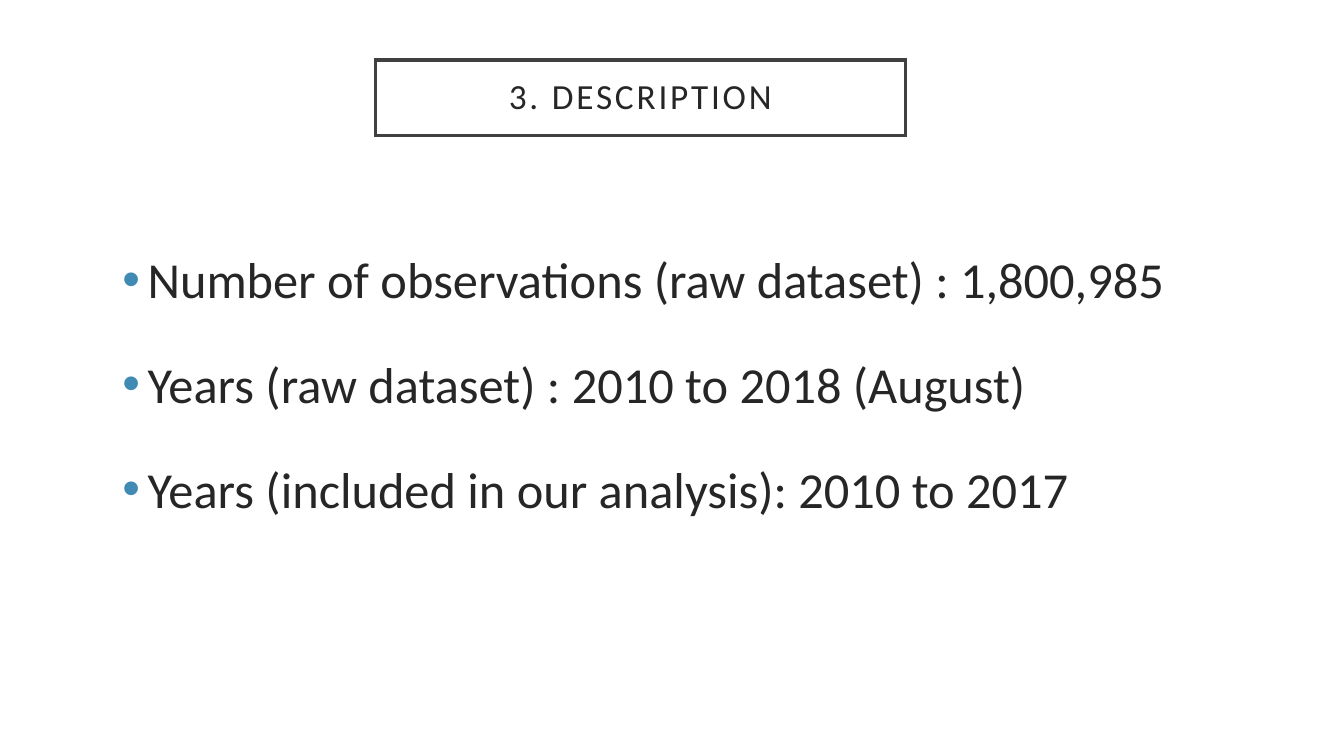
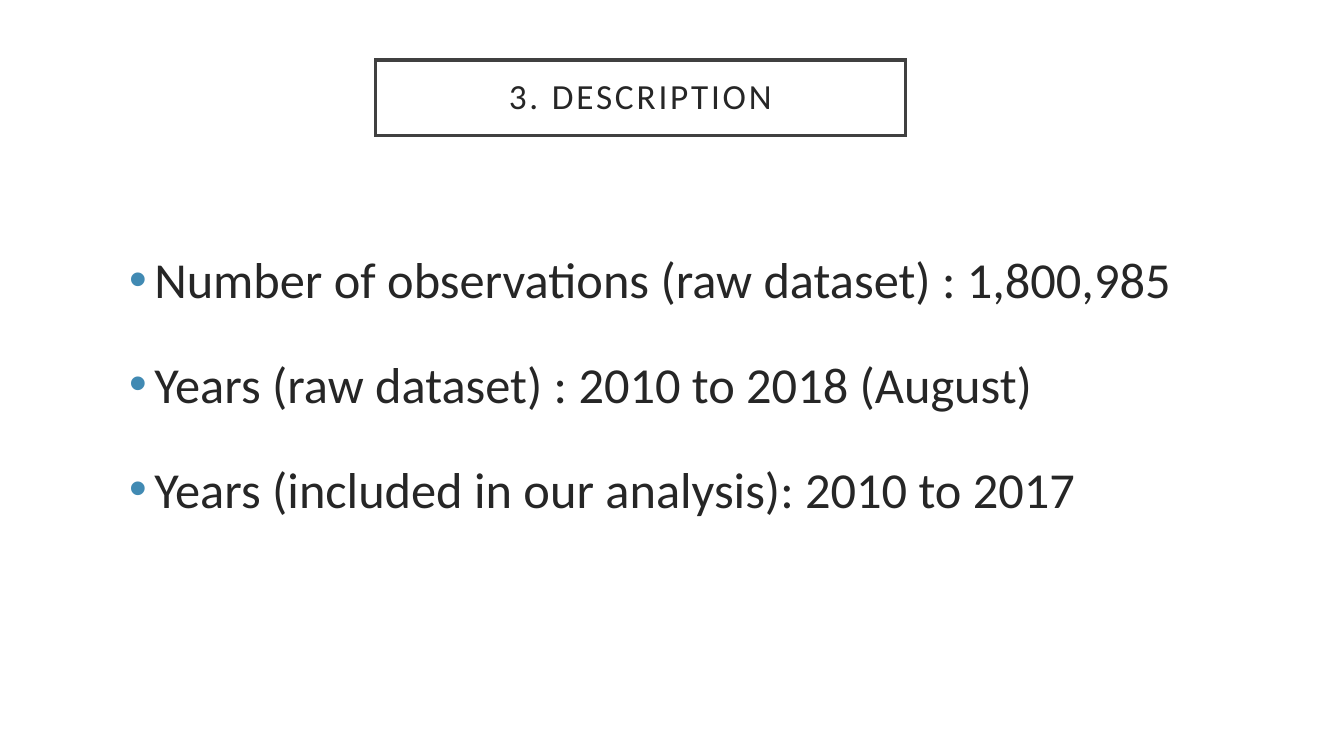
Before and after one commit to shrawantee/Project-Analysis-of-Violent-Crime-in-LA, a slide deck: slide 10 of Presentation/LACity Crime-Final Slides.pptx. Drawn at 1344x756 pixels with LibreOffice and Linux fonts; fonts in the diff are those of the drawing. Boxes give left, top, right and bottom in pixels: in the first picture for what was removed or moved away, otherwise in the second. Text is boxed around its words. In the diff, an @@ line names an element or a change of style, - is before the commit and + after.

```diff
--- a/Presentation/LACity Crime-Final Slides.pptx
+++ b/Presentation/LACity Crime-Final Slides.pptx
@@ text "Number of observations (raw dataset) ...": place and size @@
-text "Number of observations (raw dataset) ..." at [148, 261, 1164, 516]
+text "Number of observations (raw dataset) ..." at [154, 261, 1171, 516]
```
Also in this commit, not shown: 4 other slides changed, 3 slides added, 2 slides removed.
